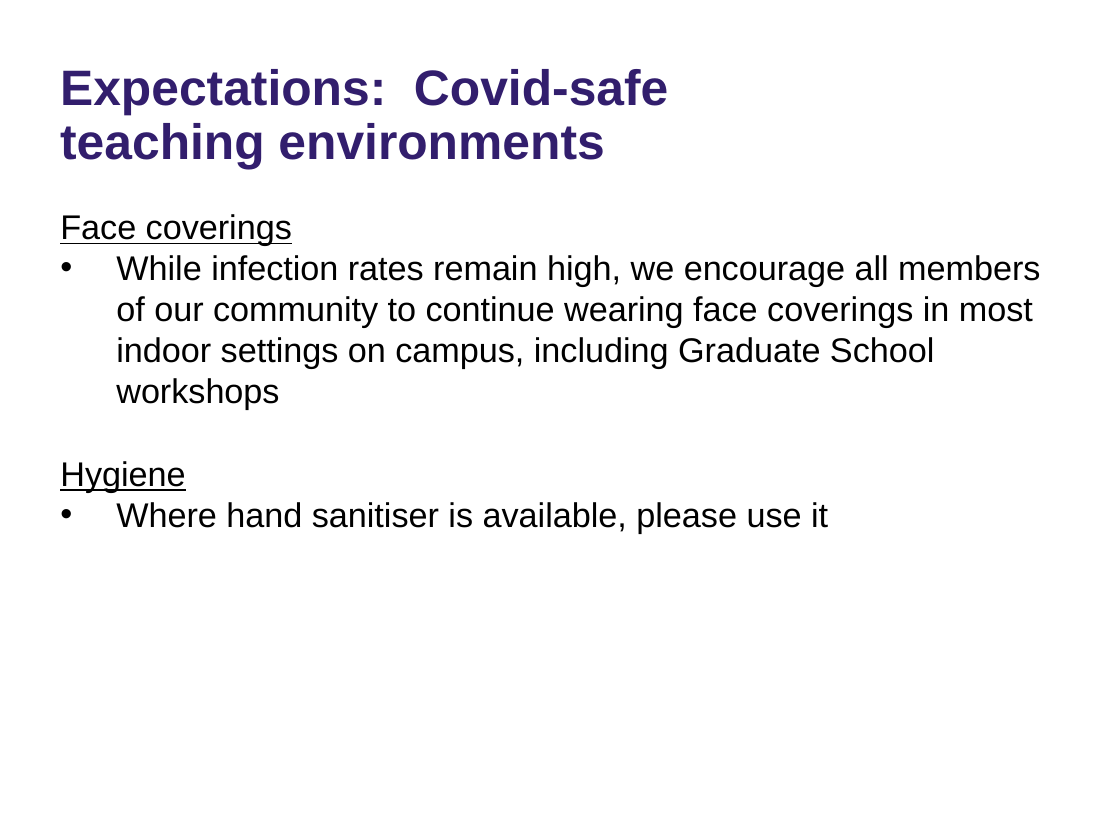
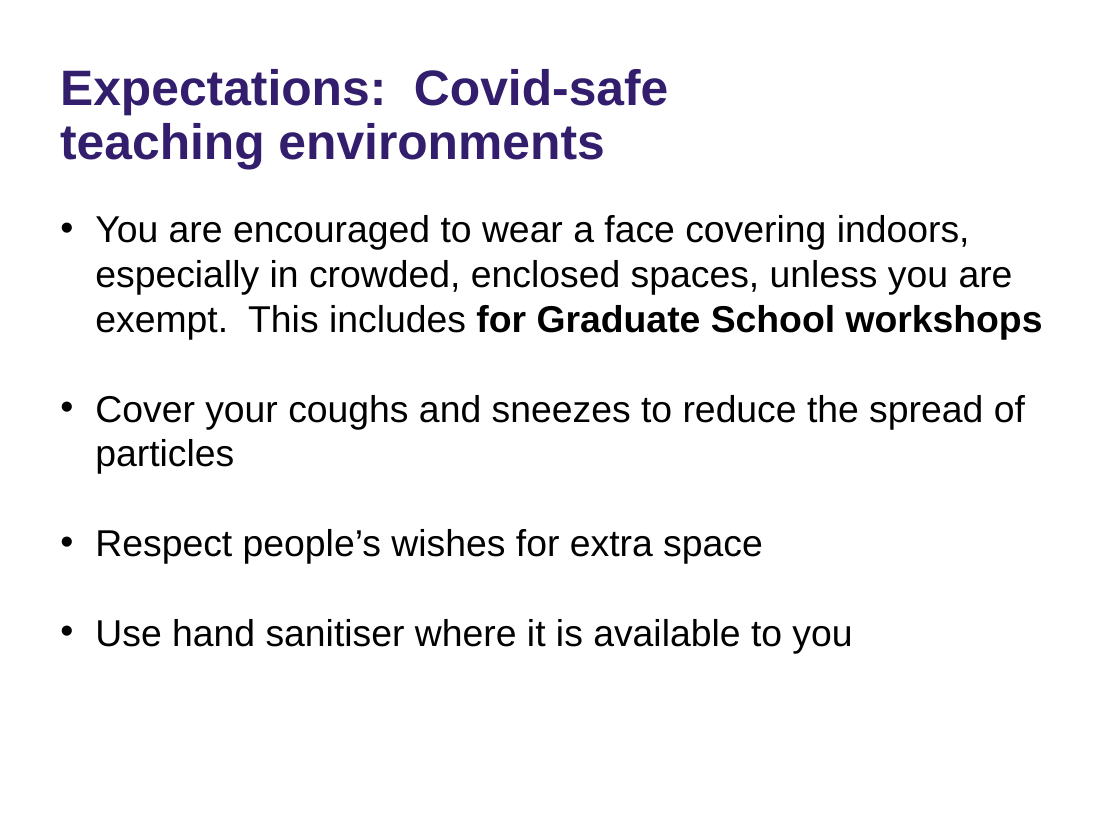
Before and after one commit to ImperialCollegeLondon/RCDS-introduction-to-fortran, a slide deck: slide 3 of Introduction to Fortran Slides.pptx. Drawn at 1120x840 pixels with LibreOffice and Linux fonts; fonts in the diff are those of the drawing; background and template pictures are left out. Boxes give left, top, right and bottom in pixels: in the first picture for what was removed or moved away, otherwise in the second. Text is boxed around its words. In the diff, an @@ line names an element or a change of style, - is before the commit and + after.

Commit message:
Updated Covid Information

```diff
--- a/Introduction to Fortran Slides.pptx
+++ b/Introduction to Fortran Slides.pptx
@@ subtitle at [95,215,1043,653]: text changed; size 22 to 24 pt @@
-Face coverings
-• While infection rates remain high, we encourage all members of our community to continue wearing face coverings in most indoor settings on campus, including Graduate School workshops
-Hygiene
-• Where hand sanitiser is available, please use it
+• You are encouraged to wear a face covering indoors, especially in crowded, enclosed spaces, unless you are exempt. This includes for Graduate School workshops
+• Cover your coughs and sneezes to reduce the spread of particles
+• Respect people’s wishes for extra space
+• Use hand sanitiser where it is available to you
```
